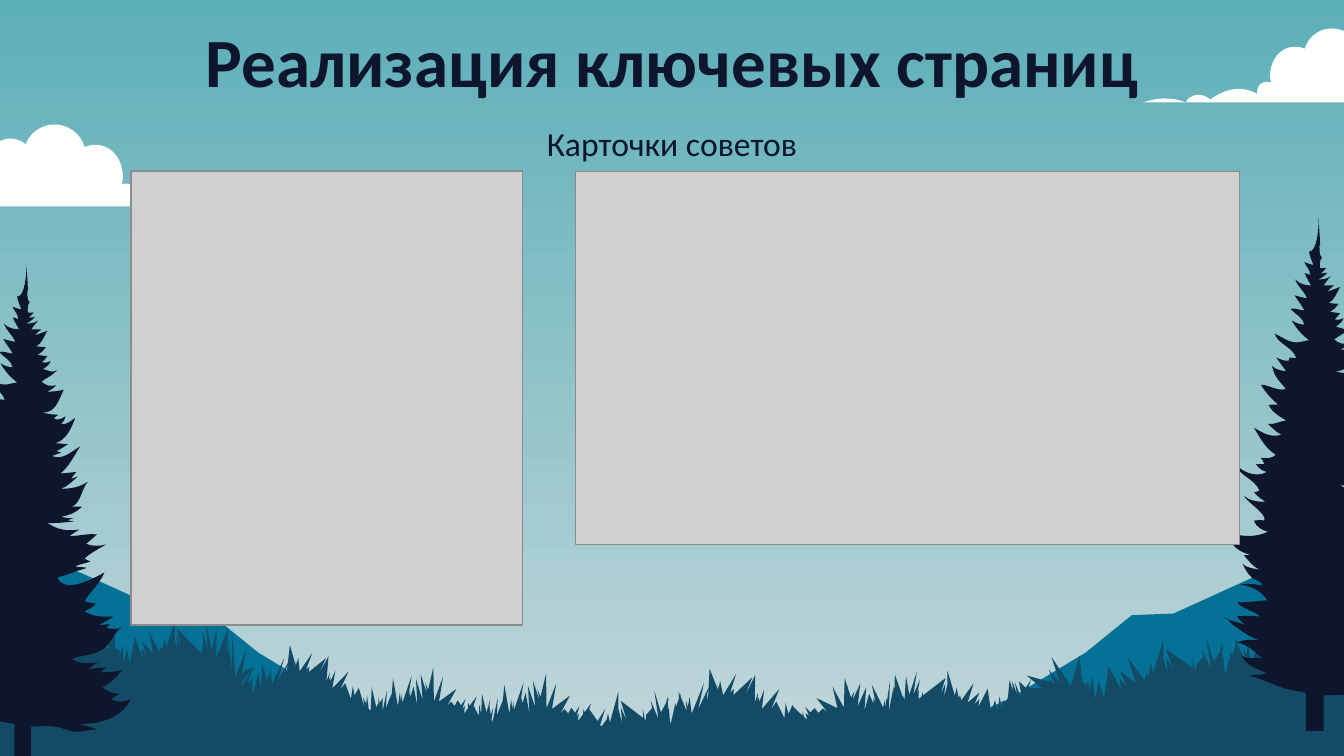
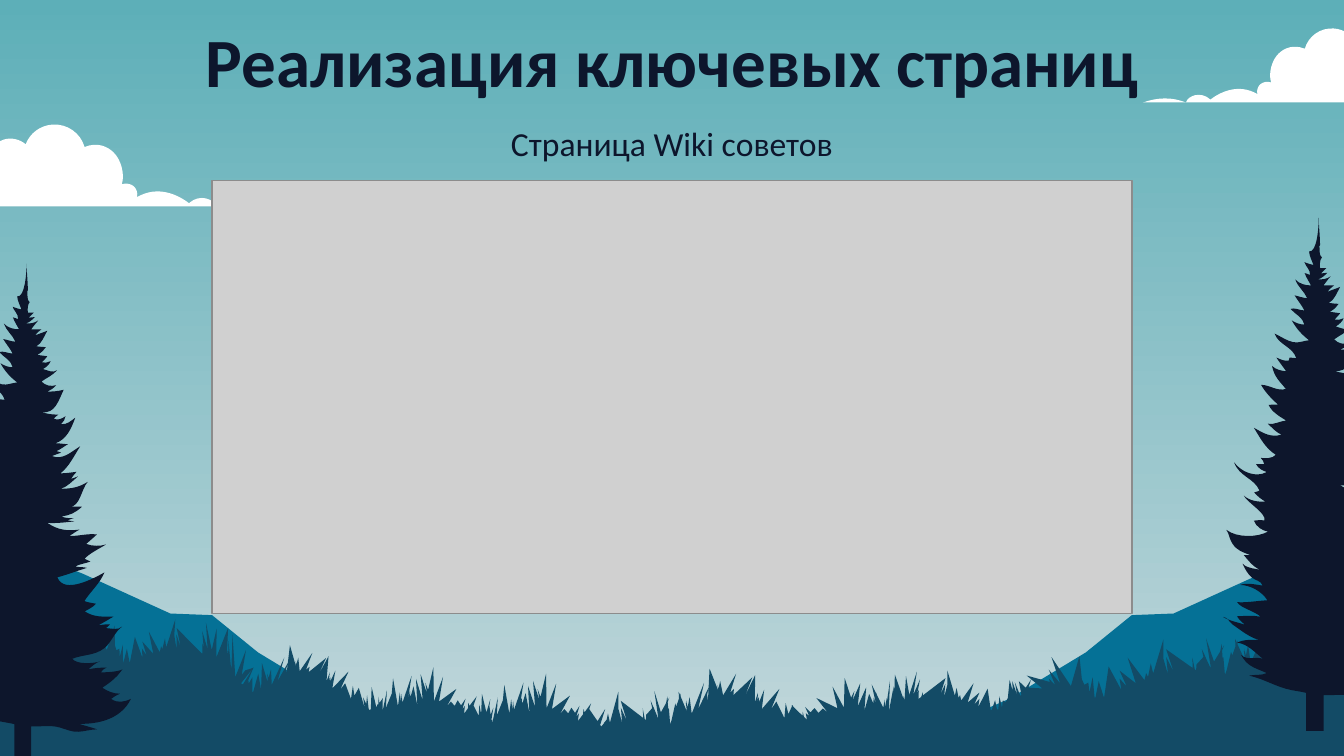
Before and after one commit to pepukcoder/peakish, a slide deck: slide 10 of report/Презентация_диплом_ООП_Апанасенко_Владислав_ПКС-2-23.pptx (slide 9 before the commit). Drawn at 1344x756 pixels with LibreOffice and Linux fonts; fonts in the diff are those of the drawing; grey boxes stand for pictures. Boxes give left, top, right and bottom in pixels: in the first picture for what was removed or moved away, otherwise in the second. Text is boxed around its words. In the diff, an @@ line names an element or a change of style, - is before the commit and + after.

```diff
--- a/report/Презентация_диплом_ООП_Апанасенко_Владислав_ПКС-2-23.pptx
+++ b/report/Презентация_диплом_ООП_Апанасенко_Владислав_ПКС-2-23.pptx
@@ text at [511,132,833,162]: text changed @@
-Карточки советов
+Страница Wiki советов
@@ picture removed at [130,171,521,625] @@
@@ picture removed at [575,172,1239,546] @@
@@ picture added at [212,181,1133,614] @@
```
Also in this commit, not shown: 5 other slides changed, 1 slide added, 2 other files.
